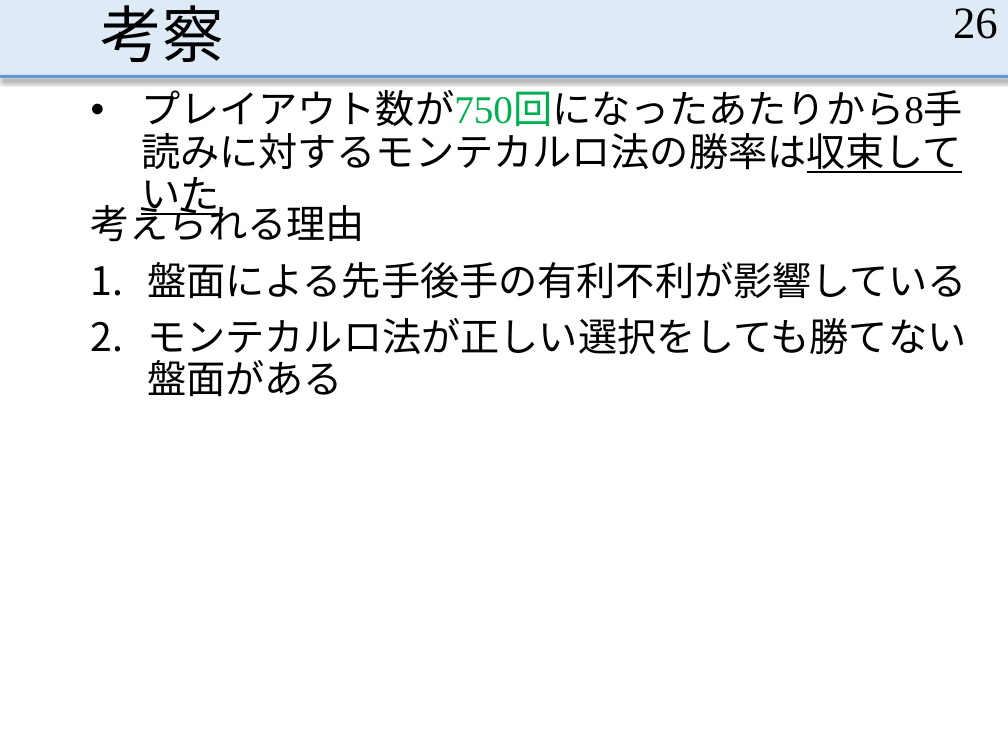
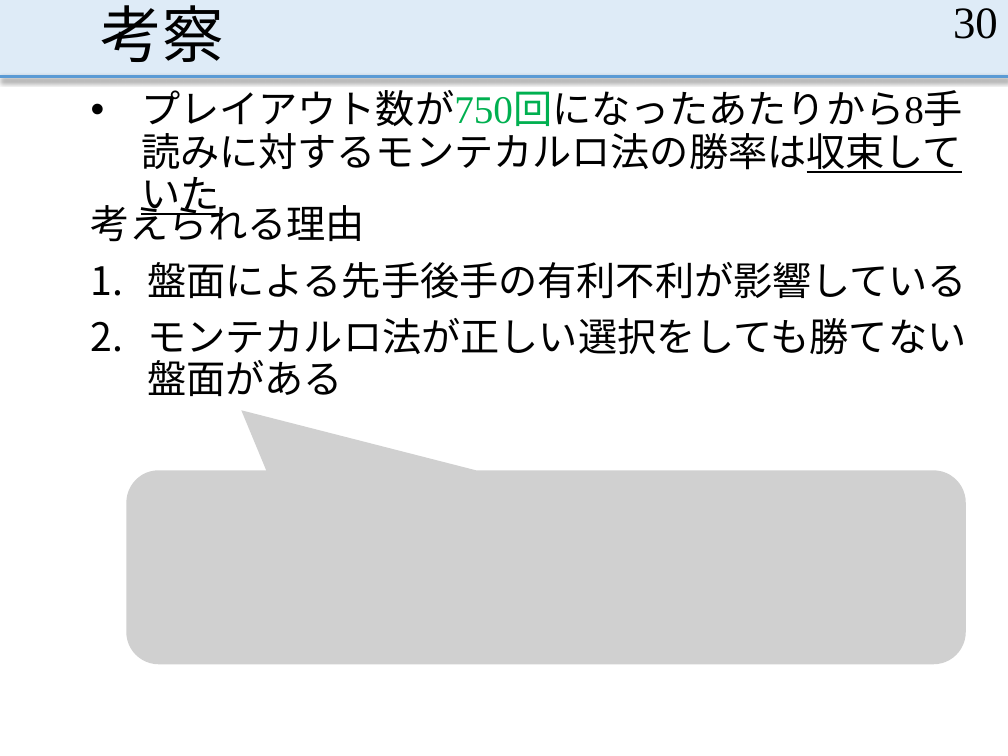
Before and after one commit to MasayaOda/SR, a slide deck: slide 30 of 中間発表1210.pptx (slide 26 before the commit). Drawn at 1008x756 pixels with LibreOffice and Linux fonts; fonts in the diff are those of the drawing; grey boxes stand for pictures. Boxes give left, top, right and bottom in pixels: in the first picture for what was removed or moved away, otherwise in the second. Text is boxed around its words. In the diff, an @@ line names an element or a change of style, - is before the commit and + after.

Commit message:
考察字ばっかり

```diff
--- a/中間発表1210.pptx
+++ b/中間発表1210.pptx
@@ page number at [953, 8, 998, 39]: text changed @@
-26
+30
@@ picture added at [126, 471, 966, 664] @@
```
Also in this commit, not shown: 8 other slides changed, 2 slides added.
